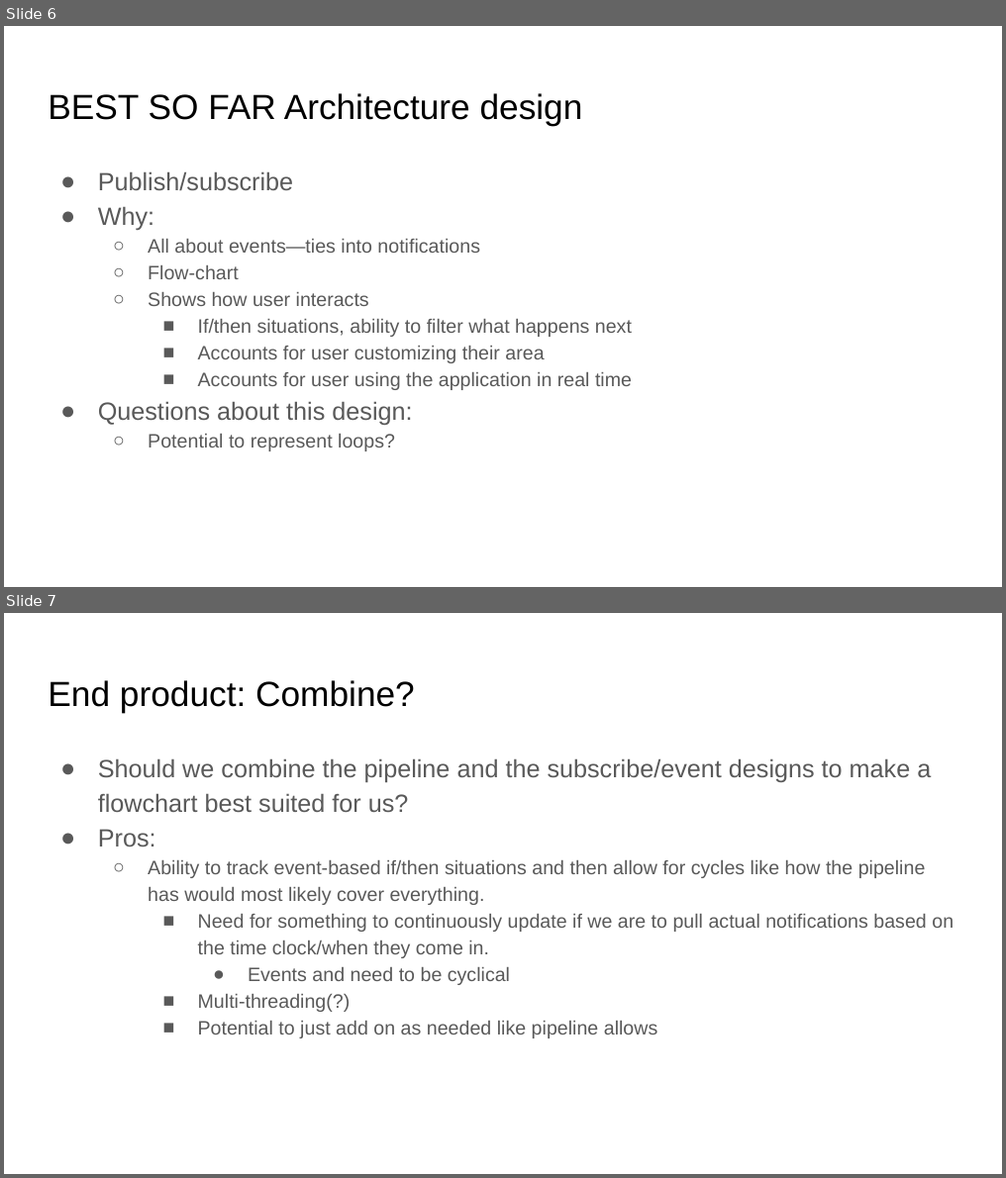
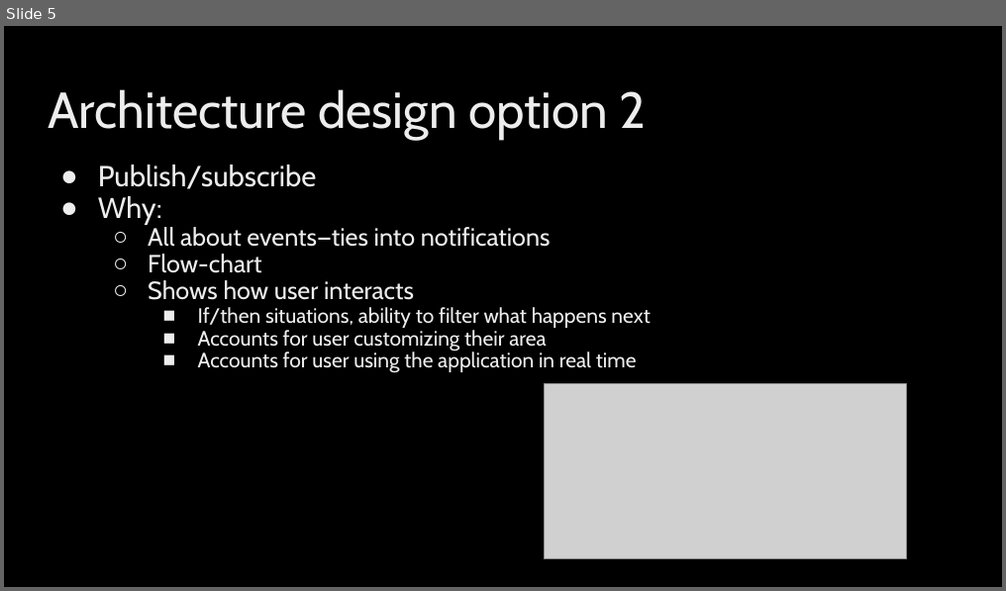
Before and after one commit to N3rdGirl-365/NotificationCentral, a slide deck: Notification Central Arch Pres.pptx. Shown one above the other, each under a label of ours: slides 6 and 7 before the commit, slide 5 after it. The pictures are 1006x1178 and 1006x591 pixels, drawn with LibreOffice and Linux fonts; fonts in the diff are those of the drawing; grey boxes stand for pictures; background and template pictures are left out. Boxes give left, top, right and bottom in pixels: in the first picture for what was removed or moved away, otherwise in the second. Text is boxed around its words. In the diff, an @@ line names an element or a change of style, - is before the commit and + after.

```diff
--- a/Notification Central Arch Pres.pptx
+++ b/Notification Central Arch Pres.pptx
@@ slide 7 removed at <box>4,613,1002,1174</box>, background #FFFFFF @@
@@ title removed at <box>48,680,415,712</box> @@
-End product: Combine?
@@ text removed at <box>98,759,953,1039</box> @@
-● Should we combine the pipeline and the subscribe/event designs to make a flowchart best suited for us?
-● Pros:
-  ○ Ability to track event-based if/then situations and then allow for cycles like how the pipeline has would most likely cover everything.
-    ■ Need for something to continuously update if we are to pull actual notifications based on the time clock/when they come in.
-      ● Events and need to be cyclical
-    ■ Multi-threading(?)
-    ■ Potential to just add on as needed like pipeline allows
@@ what was slide 6 is now slide 5 @@
@@ slide 5 changed as well @@
@@ background #FFFFFF to picture (left out) @@
@@ title at <box>48,89,646,139</box>: text changed; size 25.2 to 36.5 pt; font Arial to Cabin; text colour #000000 to gradient #BFBFBF to #EDEDED to #FFFFFF @@
-BEST SO FAR Architecture design
+Architecture design option 2
@@ text "Publish/subscribe" at <box>98,165,649,373</box>: size 18 to 21 pt in "Publish/subscribe", "Why:"; font Arial to Cabin, text colour #595959 to gradient #BFBFBF to #EDEDED to #FFFFFF; size 14 to 18 pt in "All about events—ties into notifications", "Flow-chart", "Shows how user interacts"; size 14 to 15 pt in "If/then situations, ability to filter what happens ...", "Accounts for user customizing their area", "Accounts for user using the application in ..."; line spacing 1.15 to 0.9 @@
@@ text at <box>98,401,412,452</box>: paragraphs removed @@
-● Questions about this design:
-  ○ Potential to represent loops?
@@ picture added at <box>544,384,906,559</box> @@
```
Also in this commit, not shown: 2 other slides changed, 4 slides added, 4 other slides removed, 6 other files.
